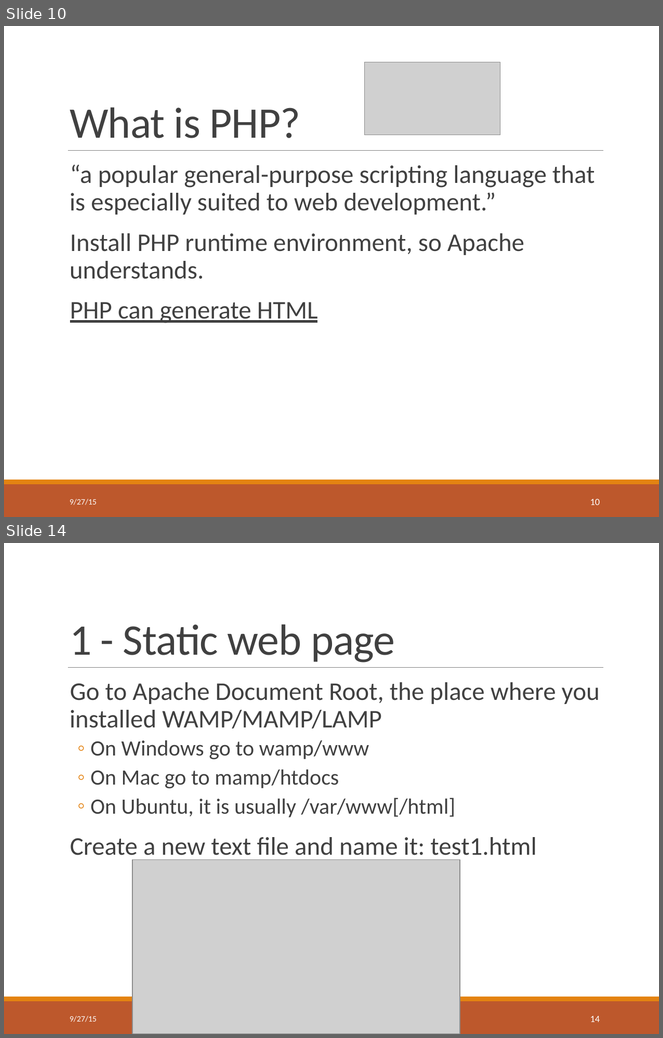
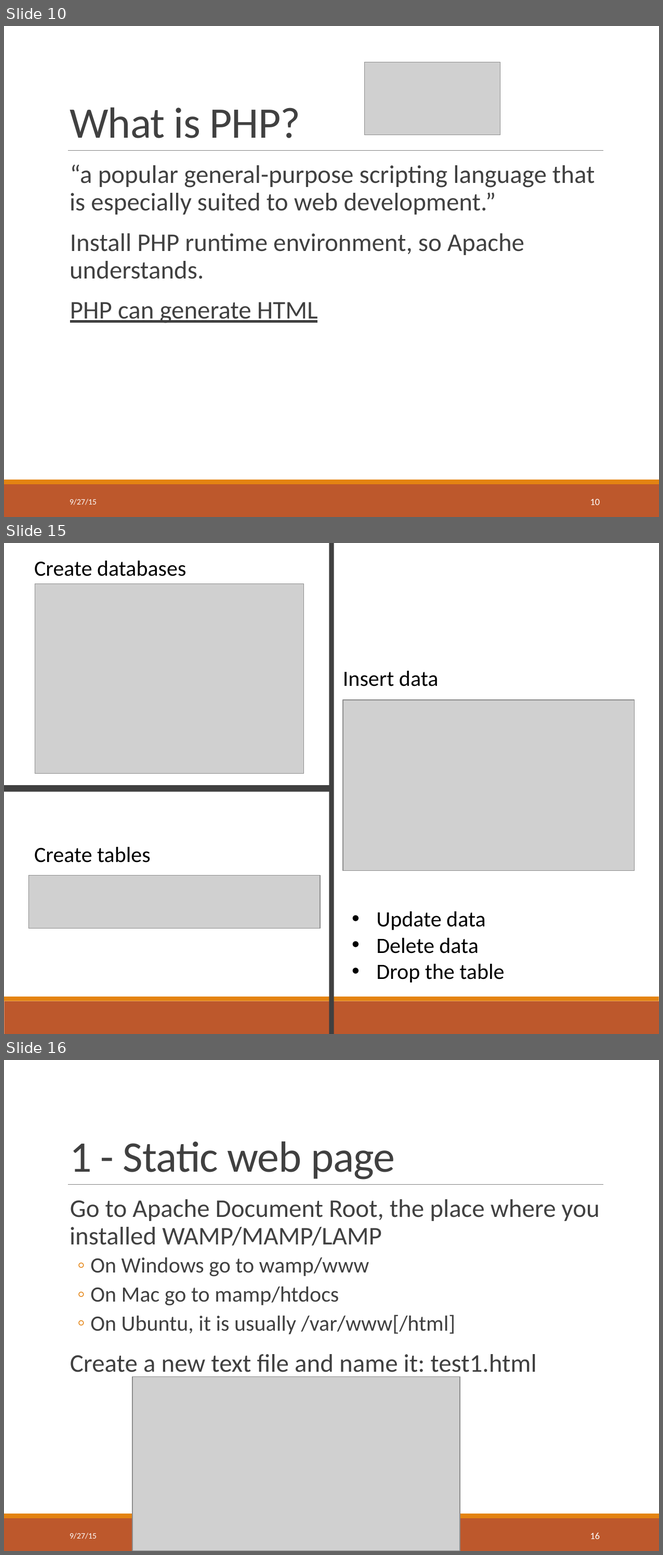
Before and after one commit to nikunjgoel95/INFSCI2710-lab, a slide deck: Lab slides.pptx. Shown one above the other, each under a label of ours: slides 10 and 14 before the commit, slides 10, 15 and 16 after it; the slides between them are not shown. The pictures are 663x1038 and 663x1555 pixels, drawn with LibreOffice and Linux fonts; fonts in the diff are those of the drawing; grey boxes stand for pictures. Boxes give left, top, right and bottom in pixels: in the first picture for what was removed or moved away, otherwise in the second. Text is boxed around its words. In the diff, an @@ line names an element or a change of style, - is before the commit and + after.

```diff
--- a/Lab slides.pptx
+++ b/Lab slides.pptx
@@ slide 15 added at (4, 543, 659, 1034), background #FFFFFF; not listed: 2 template elements that a slide beside it also shows @@
@@ rectangle added at (329, 543, 334, 1034), fill #404040 @@
@@ text added at (34, 560, 186, 576), 24 pt, text #000000 @@
+  Create databases
@@ picture added at (35, 584, 304, 773) @@
@@ text added at (343, 670, 438, 687), 24 pt, text #000000 @@
+  Insert data
@@ picture added at (343, 700, 634, 871) @@
@@ rectangle added at (4, 785, 334, 792), fill #404040 @@
@@ text added at (34, 847, 151, 863), 24 pt, text #000000 @@
+  Create tables
@@ picture added at (29, 875, 321, 928) @@
@@ text added at (376, 911, 504, 983), 24 pt, text #000000 @@
+  • Update data
+  • Delete data
+  • Drop the table
@@ what was slide 14 is now slide 16 @@
@@ page number at (591, 1533, 600, 1539): text changed @@
-14
+16
```
Also in this commit, not shown: 10 slides changed, 1 other slide added.
